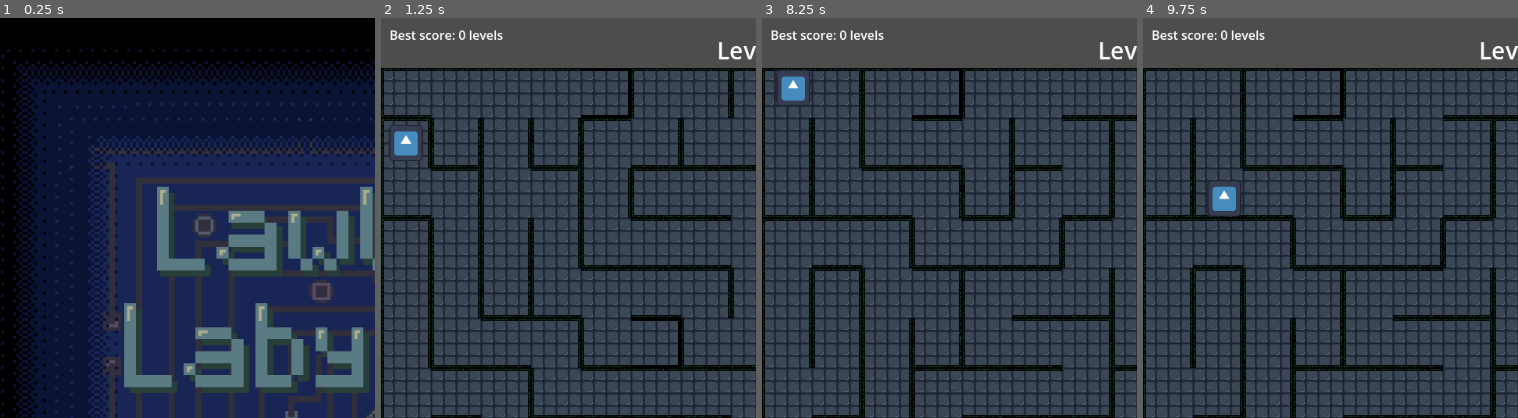
Above: before the commit, frames 1-4 (left to right).
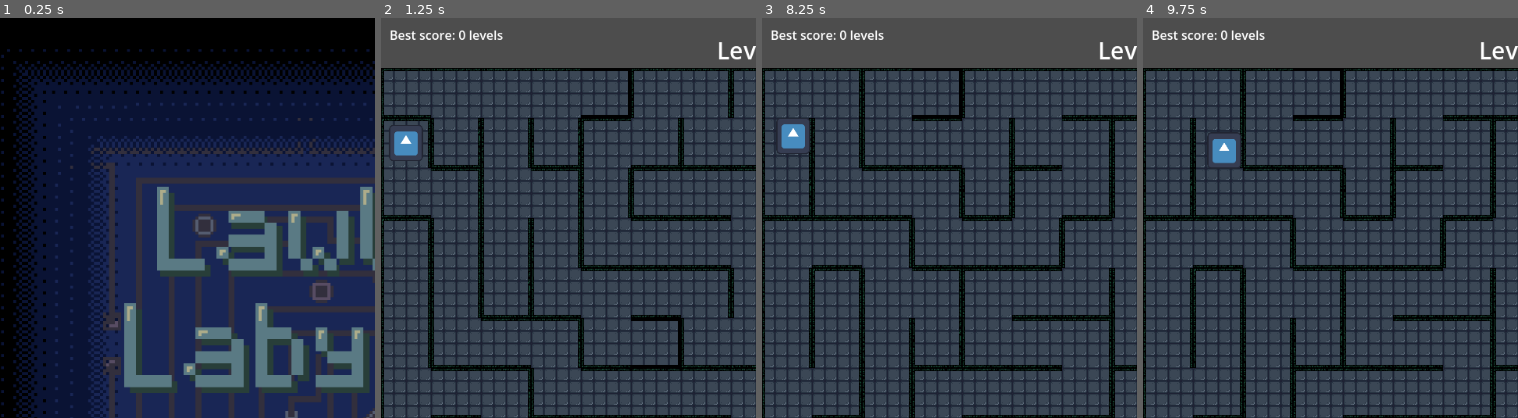
Above: after the commit, the same moments.

Repository: gkim14/CS471_LawlorsLabyrinth
Game: Godot game, scene res://scenes/StartScreen.tscn
Two runs of this game, one before a commit and one after it. Both use one fixed random seed, a clock stepped at 60 frames per second and the inputs below. The engine's default icon, where the game draws it, is replaced by a stand-in: a white triangle on a blue panel in a dark square.
Inputs:
- Up to frame 1 (0.25 s): no input
- Up to frame 2 (1.25 s): click "Play" at 0.5 s
- Up to frame 3 (8.25 s): tap Enter at 1.25, 2.75, 4.25 s; hold D (right) 1.28-2.03 s; tap Space at 2, 3.5, 5 s; hold S (down) 2.03-2.78 s; hold D (right) 2.78-3.53 s; hold W (up) 3.53-4.28 s; hold A (left) 4.28-5.75 s; click "Try Again" at 5.75 s; hold S (down) 6.53-7.28 s; hold D (right) 7.28-8.03 s; hold W (up) from 8.03 s (still down)
- Up to frame 4 (9.75 s): release W (up) at 8.78 s; hold D (right) 8.78-9.53 s; hold S (down) from 9.53 s (still down)
The pictures show only the part of the screen within x 0-50%, y 0-50%; the shares and areas given below are measured in that part.

Frames 1-2 are identical in both runs. In frame 3, 1.0% of the frame differs, in the area x 3-14%, y 13-34%; in frame 4, 0.9%.

Commit message:
fixed player speed

Diff:
--- a/scripts/player_script.gd
+++ b/scripts/player_script.gd
@@ -1,6 +1,6 @@
 extends CharacterBody2D
 
-var speed = 1000
+var speed = 400
 var rotation_speed = 10
 
 func _physics_process(_delta):
